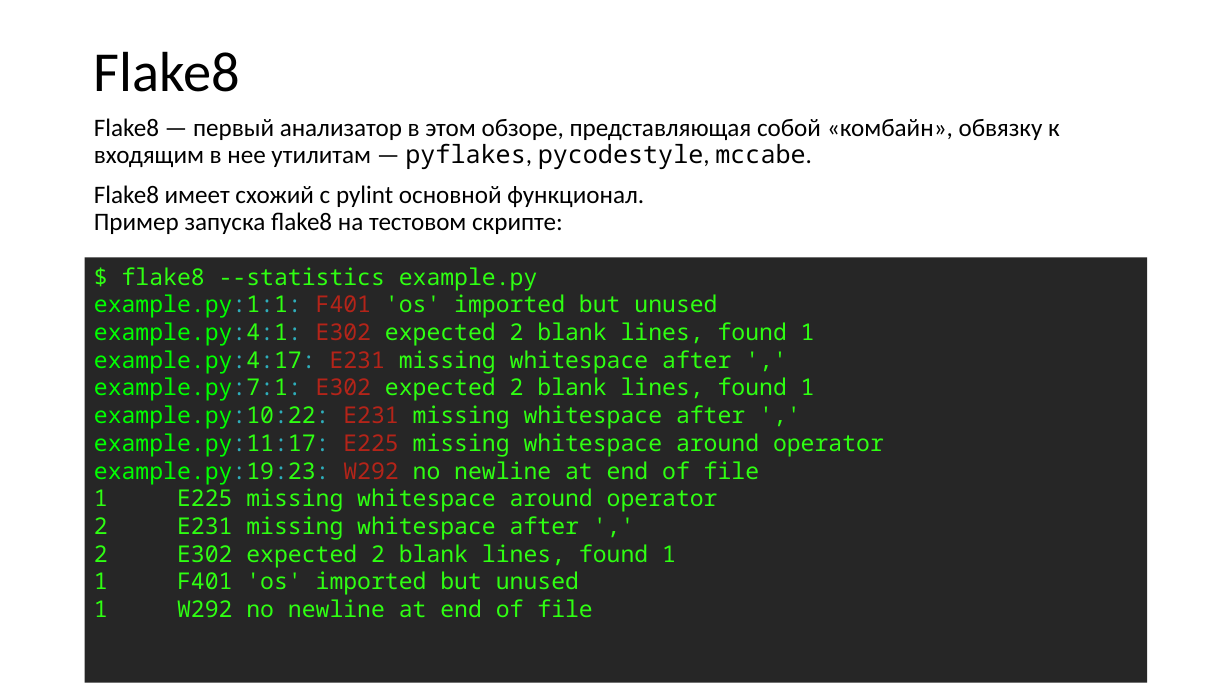
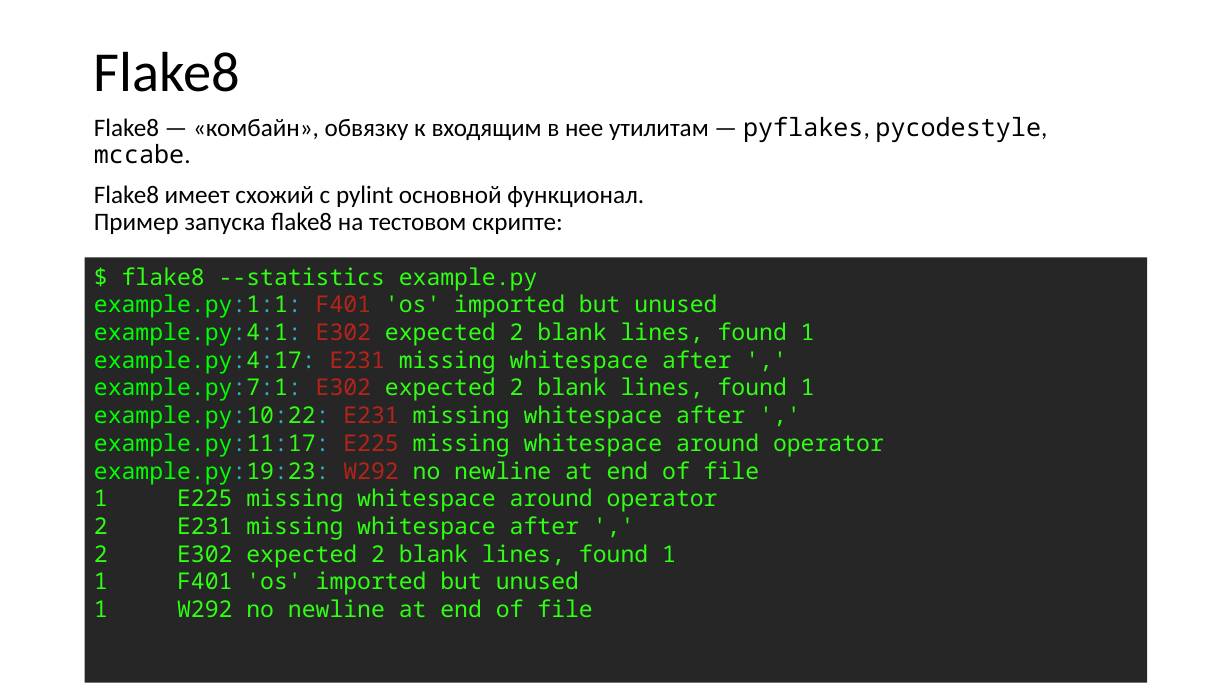
Before and after one commit to xtrueman/prog_instruments, a slide deck: slide 32 of presentations/StaticAnalysers.pptx. Drawn at 1232x693 pixels with LibreOffice and Linux fonts; fonts in the diff are those of the drawing. Boxes give left, top, right and bottom in pixels: in the first picture for what was removed or moved away, otherwise in the second. Text is boxed around its words. In the diff, an @@ line names an element or a change of style, - is before the commit and + after.

```diff
--- a/presentations/StaticAnalysers.pptx
+++ b/presentations/StaticAnalysers.pptx
@@ text at [94, 116, 1047, 164]: text changed @@
-Flake8 — первый анализатор в этом обзоре, представляющая собой «комбайн», обвязку к входящим в нее утилитам — pyflakes, pycodestyle, mccabe.
+Flake8 — «комбайн», обвязку к входящим в нее утилитам — pyflakes, pycodestyle, mccabe.
```
Also in this commit, not shown: 21 other slides changed, 5 slides added, 1 slide removed.
